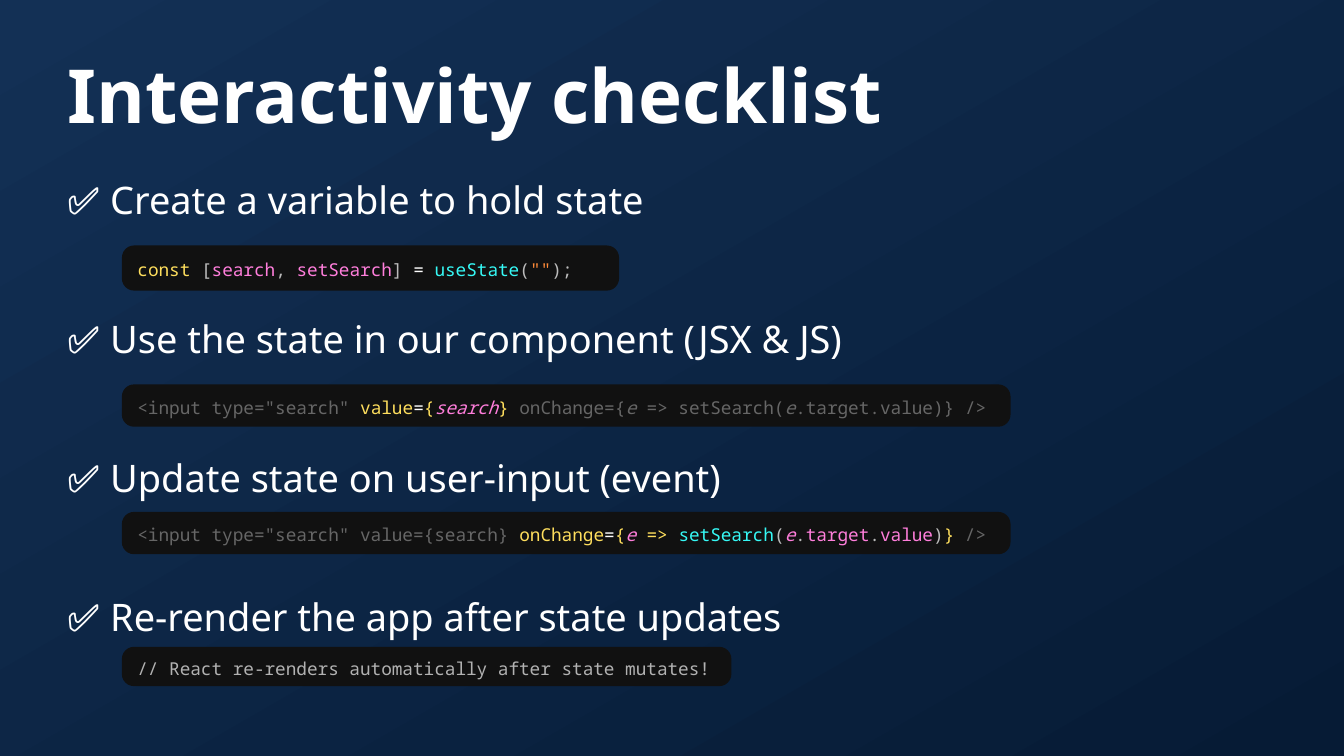
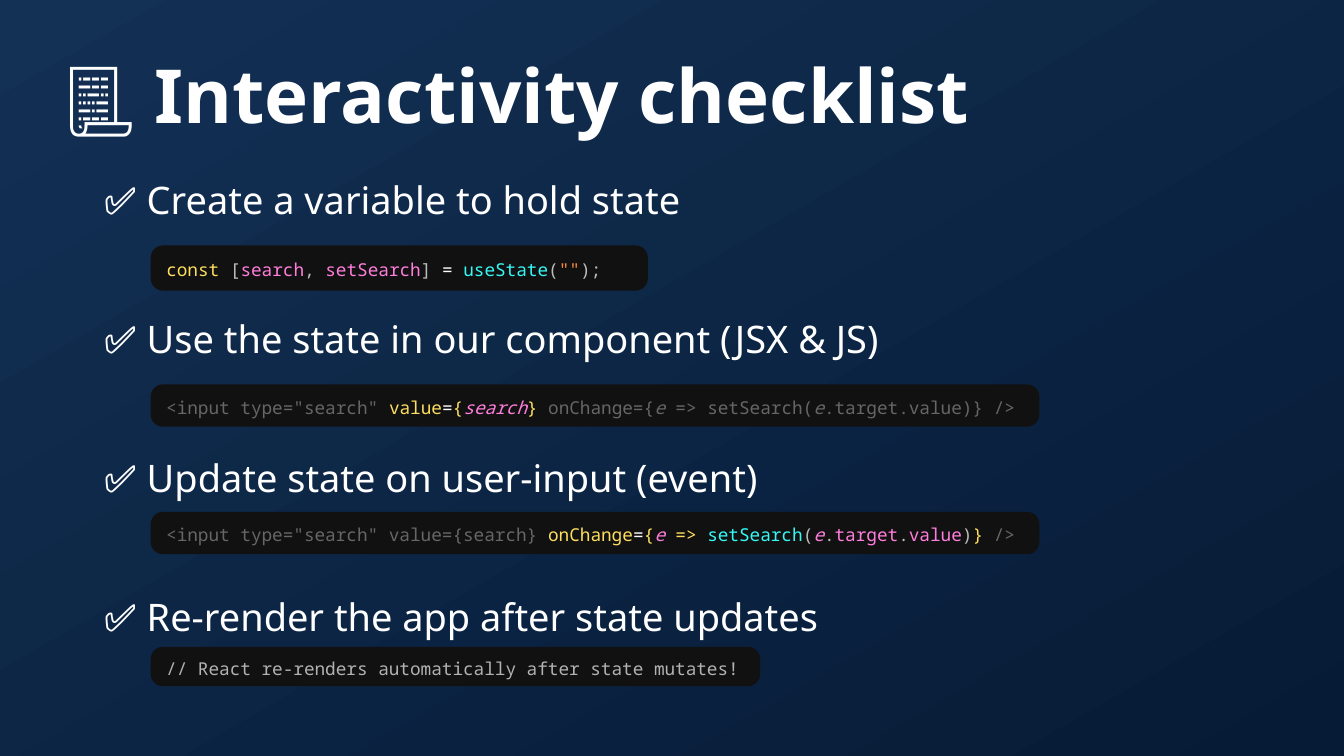
Before and after one commit to dytrws/dytrws, a slide deck: slide 27 of public/slides.odp. Drawn at 1344x756 pixels with LibreOffice and Linux fonts; fonts in the diff are those of the drawing; background and template pictures are left out. Boxes give left, top, right and bottom in pixels: in the first picture for what was removed or moved away, otherwise in the second. Text is boxed around its words. In the diff, an @@ line names an element or a change of style, - is before the commit and + after.

```diff
--- a/public/slides.odp
+++ b/public/slides.odp
@@ title at (154,66,969,141): text changed @@
-Interactivity checklist
+📃 Interactivity checklist
@@ text "✅ Create a variable to ..." at (147,185,879,640): indent changed @@
@@ 4 rounded rectangles: place and size @@
-4 rounded rectangles at (122,245,1011,685)
+4 rounded rectangles at (151,245,1040,685)
```
Also in this commit, not shown: 12 other slides changed, 3 slides added, 3 slides removed, 1 other file.
